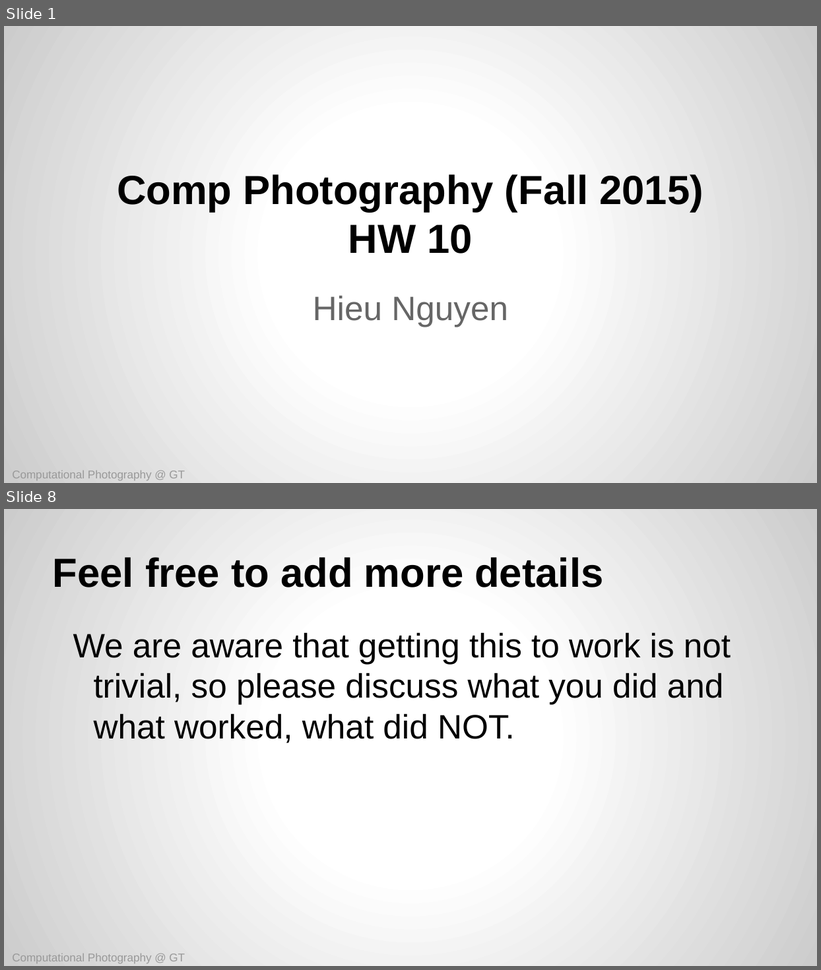
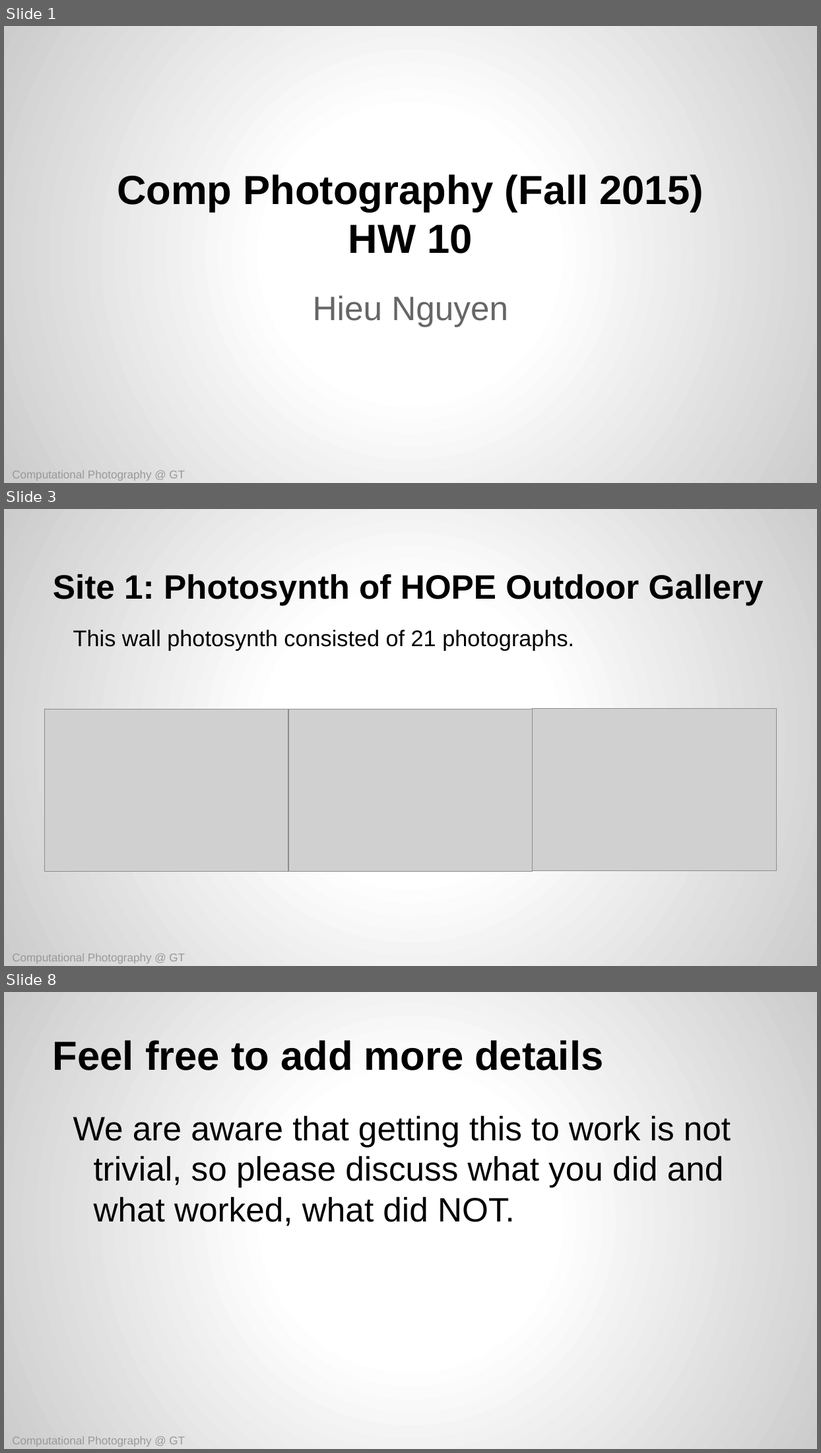
Before and after one commit to reachkrishnaraj/computational-photography, a slide deck: assignments/hw10/CompPhoto-GT-A10-Template.pptx. Shown one above the other, each under a label of ours: slides 1 and 8 before the commit, slides 1, 3 and 8 after it; the slides between them are not shown. The pictures are 821x970 and 821x1453 pixels, drawn with LibreOffice and Linux fonts; fonts in the diff are those of the drawing; grey boxes stand for pictures. Boxes give left, top, right and bottom in pixels: in the first picture for what was removed or moved away, otherwise in the second. Text is boxed around its words. In the diff, an @@ line names an element or a change of style, - is before the commit and + after.

Commit message:
Added Doug Sahm pano and HOPE photosynth to report.

```diff
--- a/assignments/hw10/CompPhoto-GT-A10-Template.pptx
+++ b/assignments/hw10/CompPhoto-GT-A10-Template.pptx
@@ slide 3 added at (4, 509, 817, 966), background gradient #FFFFFF to #CCCCCC @@
@@ title added at (53, 574, 764, 605), 30 pt, text #000000, bold @@
+Site 1: Photosynth of HOPE Outdoor Gallery
@@ text added at (73, 630, 574, 650), 20 pt, text #000000 @@
+This wall photosynth consisted of 21 photographs.
@@ picture added at (45, 709, 288, 871) @@
@@ picture added at (288, 709, 533, 871) @@
@@ picture added at (533, 709, 776, 871) @@
@@ text added at (12, 954, 185, 964), 10 pt, text #999999 @@
+Computational Photography @ GT
```
Also in this commit, not shown: 3 slides changed, 2 other slides added, 3 slides removed.
